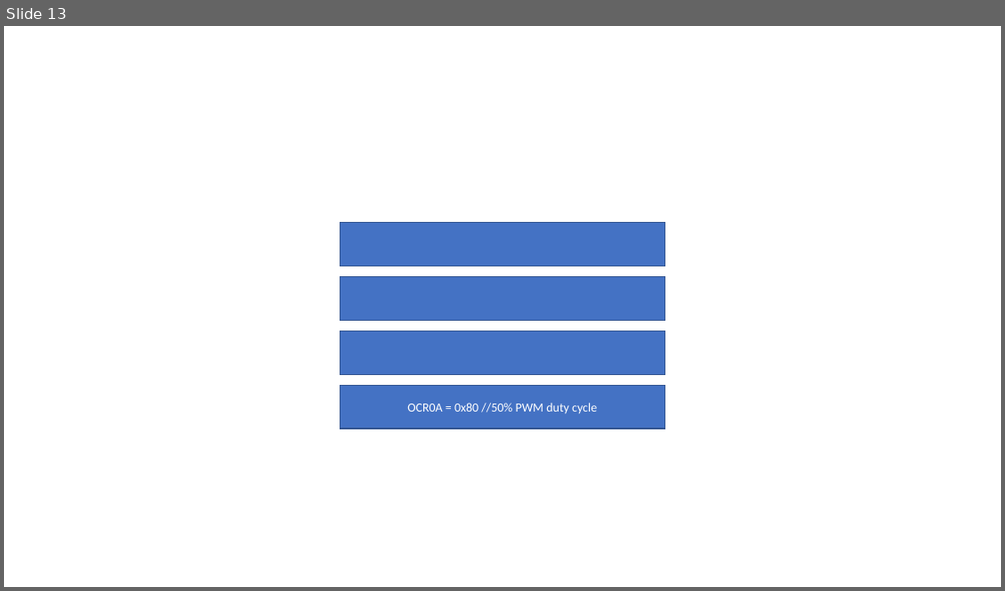
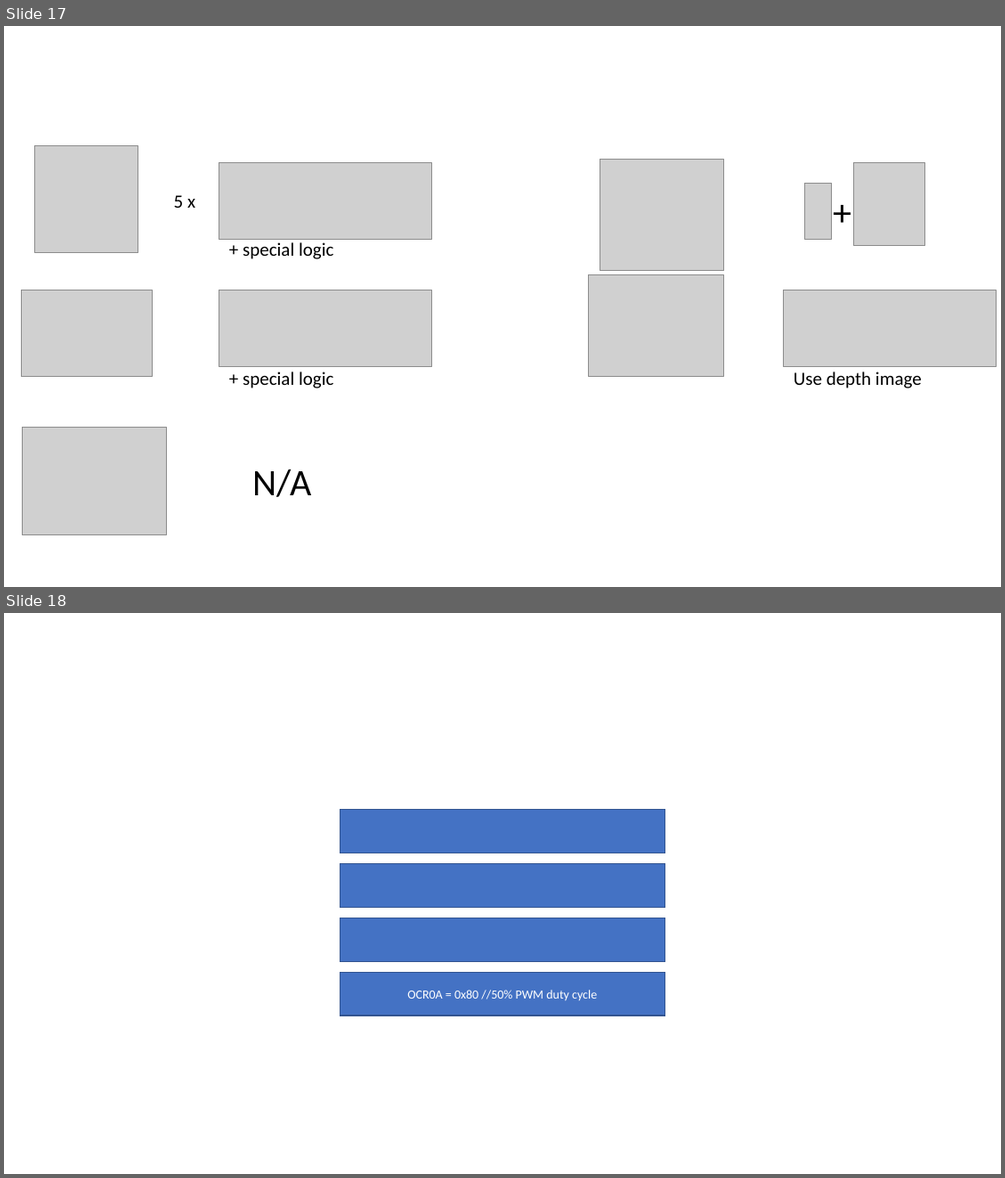
Before and after one commit to nettercm/simple_3pi_simulation, a slide deck: DPRG Monthly Meeting 2020-10-10.pptm. Shown one above the other, each under a label of ours: slide 13 before the commit, slides 17 and 18 after it. The pictures are 1005x591 and 1005x1178 pixels, drawn with LibreOffice and Linux fonts; fonts in the diff are those of the drawing; grey boxes stand for pictures. Boxes give left, top, right and bottom in pixels: in the first picture for what was removed or moved away, otherwise in the second. Text is boxed around its words. In the diff, an @@ line names an element or a change of style, - is before the commit and + after.

```diff
--- a/DPRG Monthly Meeting 2020-10-10.pptm
+++ b/DPRG Monthly Meeting 2020-10-10.pptm
@@ slide 17 added at [4, 26, 1001, 587], background #FFFFFF @@
@@ picture added at [35, 146, 138, 253] @@
@@ picture added at [218, 163, 431, 239] @@
@@ picture added at [600, 160, 723, 271] @@
@@ picture added at [805, 183, 831, 239] @@
@@ text added at [825, 185, 859, 239], 36 pt, text #000000 @@
++
@@ picture added at [853, 163, 925, 245] @@
@@ text added at [174, 195, 195, 208], 18 pt, text #000000 @@
+5 x
@@ text added at [243, 242, 333, 259], 18 pt, text #000000 @@
++ special logic
@@ picture added at [21, 290, 152, 376] @@
@@ picture added at [218, 290, 431, 366] @@
@@ picture added at [589, 275, 724, 376] @@
@@ picture added at [783, 290, 995, 366] @@
@@ text added at [243, 371, 333, 388], 18 pt, text #000000 @@
++ special logic
@@ text added at [793, 371, 922, 388], 18 pt, text #000000 @@
+Use depth image
@@ picture added at [23, 426, 166, 534] @@
@@ text added at [252, 469, 311, 497], 36 pt, text #000000 @@
+N/A
@@ what was slide 13 is now slide 18 @@
```
Also in this commit, not shown: 8 slides changed, 3 other slides added, 1 slide removed.
